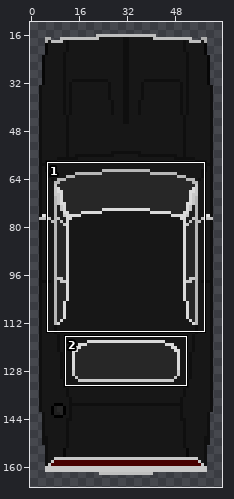
Edited in one commit: pixel-art file (Assets/Sprites/charger.ase). Above: a wide view before the commit, with the close-up outlined.
Close-up. Before:
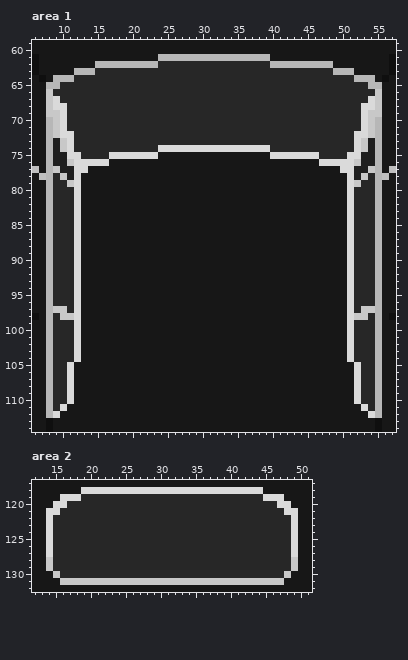
64x168 pixels, 1 frame. Shown: area 1: x 6..57, y 59..114; area 2: x 12..51, y 117..132. The wide view leaves out empty margins.
After:
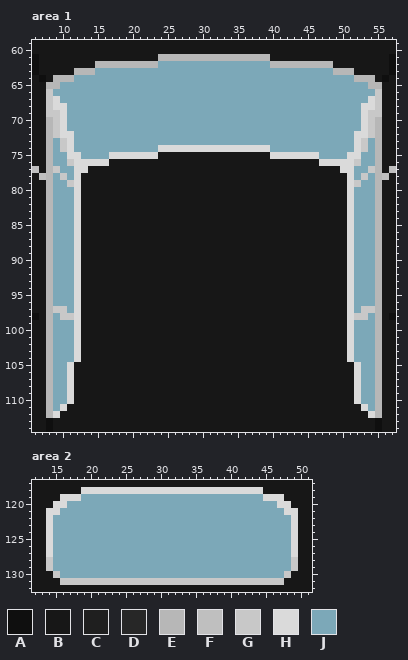
Palette (. is transparent): A #0f0f0f  B #171717  C #1f1f1f  D #272727  E #b7b7b7  F #bfbfbf  G #c8c8c8  H #dadada  J #7ca8b8
From old to new:
layer "Tints" now hidden
Area 1:
y 62: x 24..39 DDDDDDDDDDDDDDDD -> JJJJJJJJJJJJJJJJ
y 63: x 15..48 DDDDDDDDDDDDDDDDDDDDDDDDDDDDDDDDDD -> JJJJJJJJJJJJJJJJJJJJJJJJJJJJJJJJJJ
y 64: x 12..51 DDDDDDDDDDDDDDDDDDDDDDDDDDDDDDDDDDDDDDDD -> JJJJJJJJJJJJJJJJJJJJJJJJJJJJJJJJJJJJJJJJ
y 65: x 10..53 DDDDDDDDDDDDDDDDDDDDDDDDDDDDDDDDDDDDDDDDDDDD -> JJJJJJJJJJJJJJJJJJJJJJJJJJJJJJJJJJJJJJJJJJJJ
y 66: x 9..54 DDDDDDDDDDDDDDDDDDDDDDDDDDDDDDDDDDDDDDDDDDDDDD -> JJJJJJJJJJJJJJJJJJJJJJJJJJJJJJJJJJJJJJJJJJJJJJ
y 67: x 10..53 DDDDDDDDDDDDDDDDDDDDDDDDDDDDDDDDDDDDDDDDDDDD -> JJJJJJJJJJJJJJJJJJJJJJJJJJJJJJJJJJJJJJJJJJJJ
y 68..71: x 11..52 DDDDDDDDDDDDDDDDDDDDDDDDDDDDDDDDDDDDDDDDDD -> JJJJJJJJJJJJJJJJJJJJJJJJJJJJJJJJJJJJJJJJJJ
y 72: x 12..51 DDDDDDDDDDDDDDDDDDDDDDDDDDDDDDDDDDDDDDDD -> JJJJJJJJJJJJJJJJJJJJJJJJJJJJJJJJJJJJJJJJ
y 73: x 9 C -> J; x 12..51 DDDDDDDDDDDDDDDDDDDDDDDDDDDDDDDDDDDDDDDD -> JJJJJJJJJJJJJJJJJJJJJJJJJJJJJJJJJJJJJJJJ; x 54 C -> J
y 74: x 9 C -> J; x 12..23 DDDDDDDDDDDD -> JJJJJJJJJJJJ; x 40..51 DDDDDDDDDDDD -> JJJJJJJJJJJJ; x 54 C -> J
y 75: x 9..10 CC -> JJ; x 13..16 DDDD -> JJJJ; x 47..50 DDDD -> JJJJ; x 53..54 CC -> JJ
y 76: x 9..10 CC -> JJ; x 53..54 CC -> JJ
y 77: x 10..11 CC -> JJ; x 52..53 CC -> JJ
y 78: x 9 D -> J; x 11 C -> J; x 52 C -> J; x 54 D -> J
y 79: x 9..10 DD -> JJ; x 53..54 DD -> JJ
y 80..96: x 9..11 DDD -> JJJ; x 52..54 DDD -> JJJ
y 97: x 11 D -> J; x 52 D -> J
y 98: x 9 D -> J; x 54 D -> J
y 99..104: x 9..11 DDD -> JJJ; x 52..54 DDD -> JJJ
y 105..110: x 9..10 DD -> JJ; x 53..54 DD -> JJ
y 111: x 9 D -> J; x 54 D -> J
Area 2:
y 119: x 19..44 DDDDDDDDDDDDDDDDDDDDDDDDDD -> JJJJJJJJJJJJJJJJJJJJJJJJJJ
y 120: x 17..46 DDDDDDDDDDDDDDDDDDDDDDDDDDDDDD -> JJJJJJJJJJJJJJJJJJJJJJJJJJJJJJ
y 121: x 16..47 DDDDDDDDDDDDDDDDDDDDDDDDDDDDDDDD -> JJJJJJJJJJJJJJJJJJJJJJJJJJJJJJJJ
y 122..129: x 15..48 DDDDDDDDDDDDDDDDDDDDDDDDDDDDDDDDDD -> JJJJJJJJJJJJJJJJJJJJJJJJJJJJJJJJJJ
y 130: x 16..47 DDDDDDDDDDDDDDDDDDDDDDDDDDDDDDDD -> JJJJJJJJJJJJJJJJJJJJJJJJJJJJJJJJ
Where, in picture pixels (left, top, right, bottom), the same in both close-ups:
changed: (53, 61, 375, 411)
changed: (53, 494, 291, 578)
